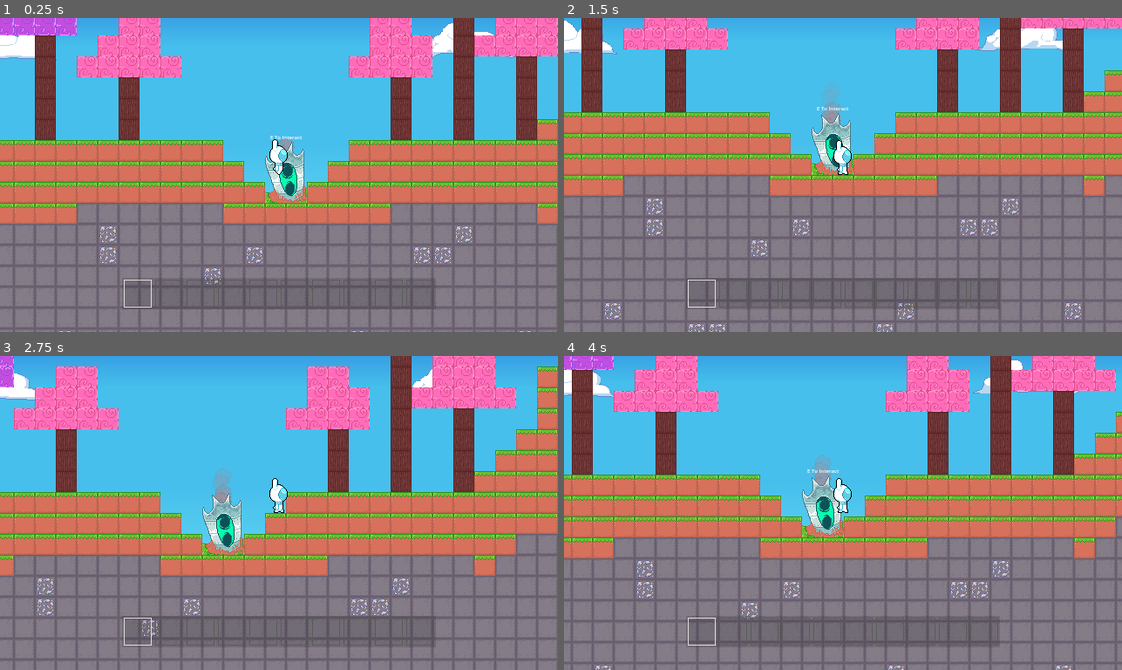
Above: before the commit, frames 1-4 (two rows, left to right).
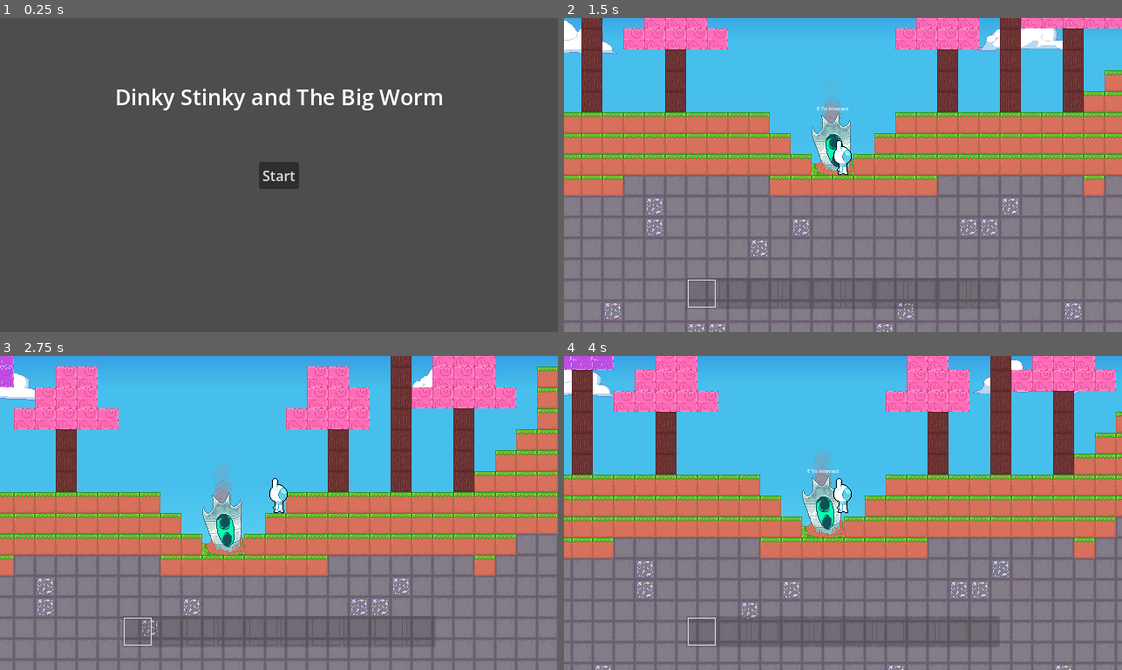
Above: after the commit, the same moments.

Repository: GriffinRio/Game-likeJam10
Game: Godot game, scene res://UI/main_menu.tscn
The game is run twice, just before and just after one commit, with the same random seed, the same clock (stepped at 60 frames per second) and the same inputs. Before the commit the project starts from res://main.tscn.
Inputs (mouse positions are in pixels of both pictures, inside the frame that each line leads up to):
- Up to frame 1 (0.25 s): no input
- Up to frame 2 (1.5 s): click (843, 175) at 0.5 s, where only the run after the commit has a clickable "Start"; tap Enter at 1.25 s; move the mouse to (965, 159) at 1.27 s; hold D (Move_Right) from 1.28 s (still down); click (965, 159) at 1.35 s
- Up to frame 3 (2.75 s): keep holding D (Move_Right); tap W (Jump) at 1.52, 2.27 s; move the mouse to (167, 528) at 2.02 s; tap 1 (Direct_Item_Switch) at 2.1 s
- Up to frame 4 (4 s): move the mouse to (898, 443) at 2.77 s; release D (Move_Right) at 2.78 s; hold A (Move_Left) 2.78-3.53 s; hold E (Interact) 2.78-3.53 s; move the mouse to (815, 575) at 3.52 s; hold D (Move_Right) from 3.53 s (still down); right-click (815, 575) at 3.6 s; tap W (Jump) at 3.77 s

The runs differ from the first frame. In frame 1, 99% of the frame differs, in the area x 0-100%, y 0-100%; in frame 2, less than 0.1%; in frame 3, less than 0.1%; in frame 4, less than 0.1%.

Commit message:
Main scene is main menu

Diff:
--- a/gameLikeJam10/project.godot
+++ b/gameLikeJam10/project.godot
@@ -11,7 +11,7 @@
 [application]
 
 config/name="Game-likeJam10"
-run/main_scene="uid://8mqlsnp7uqw4"
+run/main_scene="uid://d2eectbo0b8fi"
 config/features=PackedStringArray("4.6", "GL Compatibility")
 
 [autoload]
